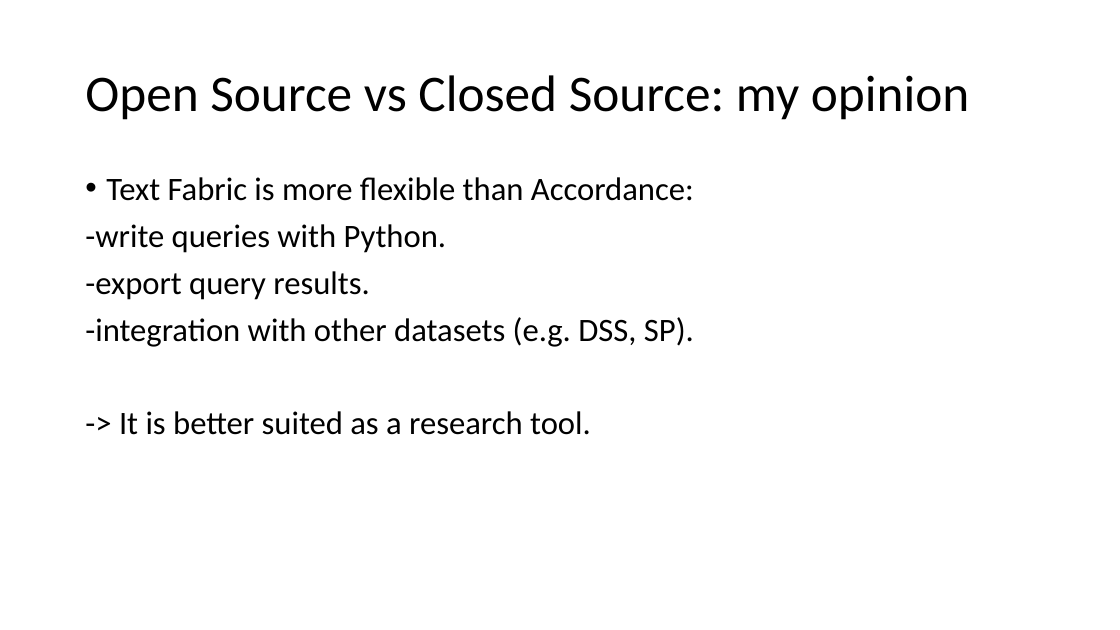
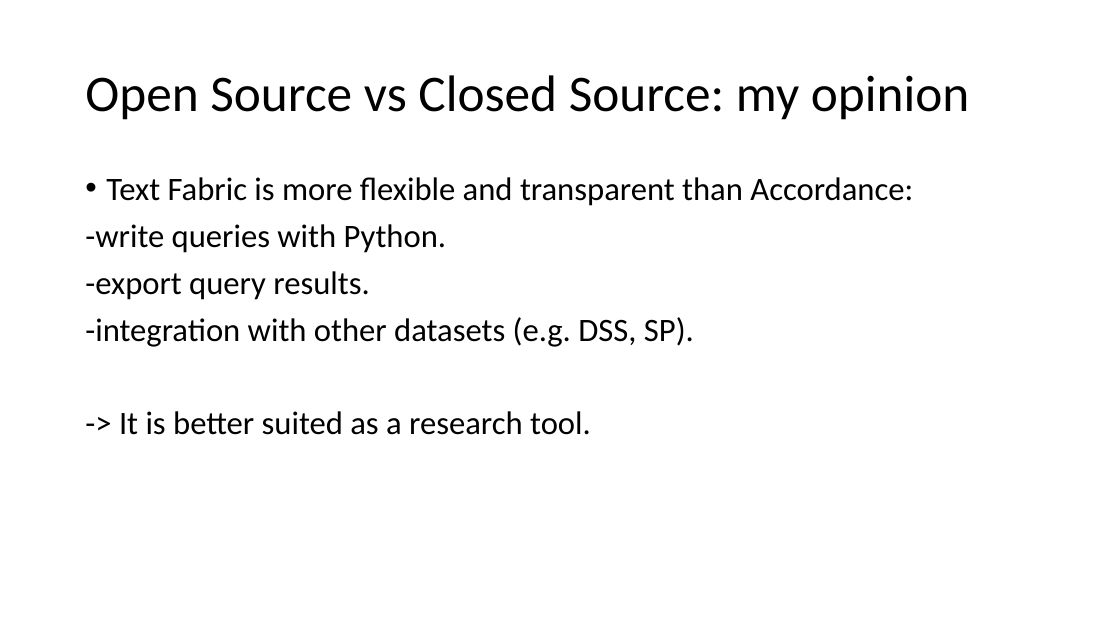
Before and after one commit to MartijnNaaijer/workshop_zurich_text_fabric, a slide deck: slide 7 of presentation_6_march_2026.pptx (slide 8 before the commit). Drawn at 1120x630 pixels with LibreOffice and Linux fonts; fonts in the diff are those of the drawing. Boxes give left, top, right and bottom in pixels: in the first picture for what was removed or moved away, otherwise in the second. Text is boxed around its words. In the diff, an @@ line names an element or a change of style, - is before the commit and + after.

```diff
--- a/presentation_6_march_2026.pptx
+++ b/presentation_6_march_2026.pptx
@@ text at <box>106,177,913,206</box>: text changed @@
-• Text Fabric is more flexible than Accordance:
+• Text Fabric is more flexible and transparent than Accordance:
```
Also in this commit, not shown: 3 other slides changed, 1 slide removed, 3 other files.
